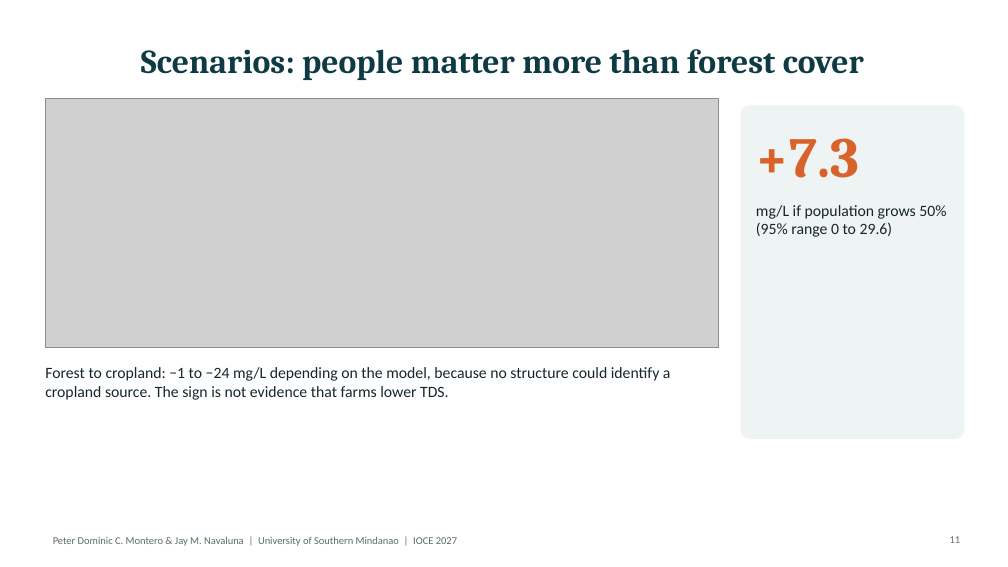
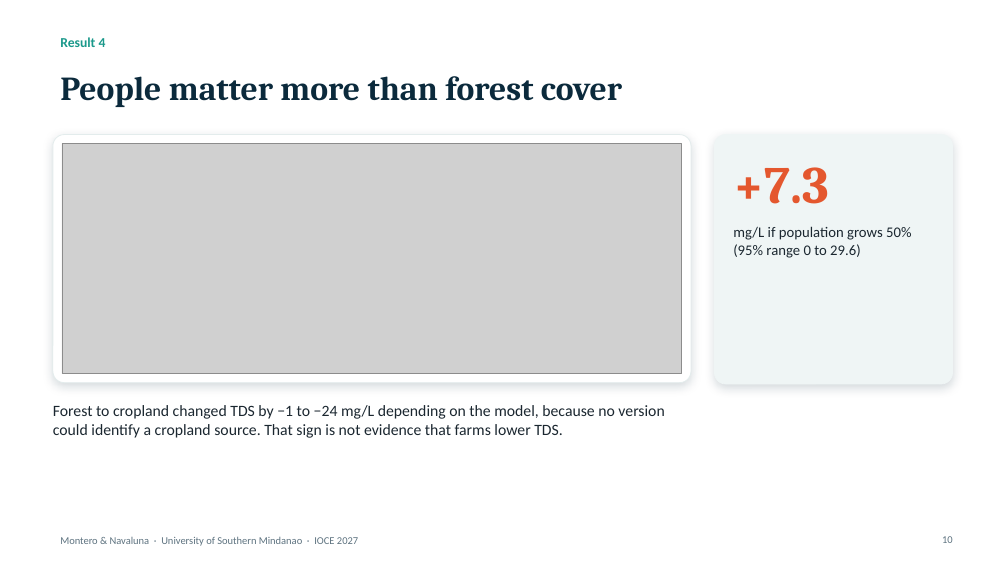
Before and after one commit to monteropeterdominic-arch/Mindanao-Basin-TDSPM, a slide deck: slide 10 of presentation/Montero_Navaluna_IOCE2027_slides.pptx (slide 11 before the commit). Drawn at 1008x567 pixels with LibreOffice and Linux fonts; fonts in the diff are those of the drawing; grey boxes stand for pictures; background and template pictures are left out. Boxes give left, top, right and bottom in pixels: in the first picture for what was removed or moved away, otherwise in the second. Text is boxed around its words. In the diff, an @@ line names an element or a change of style, - is before the commit and + after.

Commit message:
Redesign IOCE 2027 slides and poster (river-line art)

```diff
--- a/presentation/Montero_Navaluna_IOCE2027_slides.pptx
+++ b/presentation/Montero_Navaluna_IOCE2027_slides.pptx
@@ text added at (x1=60, y1=37, x2=106, y2=47), 13 pt, text #1B998B, bold @@
+Result 4
@@ title at (x1=60, y1=76, x2=622, y2=107): text changed; text colour #0E3B43 to #0B2A3C @@
-Scenarios: people matter more than forest cover
+People matter more than forest cover
@@ rounded rectangle added at (x1=53, y1=135, x2=691, y2=383), fill #FFFFFF, outline #E3ECEC 0.75 pt @@
@@ picture resized from (x1=45, y1=98, x2=718, y2=348) to (x1=62, y1=144, x2=682, y2=374) @@
@@ rounded rectangle resized from (x1=741, y1=106, x2=964, y2=439) to (x1=715, y1=135, x2=953, y2=384) @@
@@ rounded rectangle at (x1=715, y1=135, x2=953, y2=384): fill #EEF4F3 to #EFF5F5; outline #EEF4F3 1 pt to #EFF5F5 0.75 pt; shadow on; proportions changed @@
@@ text "+7.3" moved from (x1=756, y1=138, x2=859, y2=178) to (x1=733, y1=167, x2=829, y2=204) @@
@@ text "+7.3" at (x1=733, y1=167, x2=829, y2=204): size 54 to 50 pt, text colour #D9622B to #E4572E @@
@@ text "mg/L if population grows 50% ..." moved from (x1=756, y1=205, x2=946, y2=237) to (x1=733, y1=226, x2=911, y2=258) @@
@@ text "mg/L if population grows 50% ..." at (x1=733, y1=226, x2=911, y2=258): size 15 to 14 pt, text colour #16262B to #1B2730 @@
@@ text at (x1=53, y1=405, x2=664, y2=438): text changed; text colour #16262B to #1B2730 @@
-Forest to cropland: −1 to −24 mg/L depending on the model, because no structure could identify a cropland source. The sign is not evidence that farms lower TDS.
+Forest to cropland changed TDS by −1 to −24 mg/L depending on the model, because no version could identify a cropland source. That sign is not evidence that farms lower TDS.
@@ text at (x1=60, y1=537, x2=358, y2=546): text changed; text colour #5B6B70 to #5E7380 @@
-Peter Dominic C. Montero & Jay M. Navaluna | University of Southern Mindanao | IOCE 2027
+Montero & Navaluna · University of Southern Mindanao · IOCE 2027
@@ page number added at (x1=942, y1=536, x2=953, y2=543), 10 pt, text #5E7380 @@
+10
@@ page number removed at (x1=950, y1=536, x2=961, y2=543) @@
-11
```
Also in this commit, not shown: 12 other slides changed, 1 slide removed, 28 other files.
